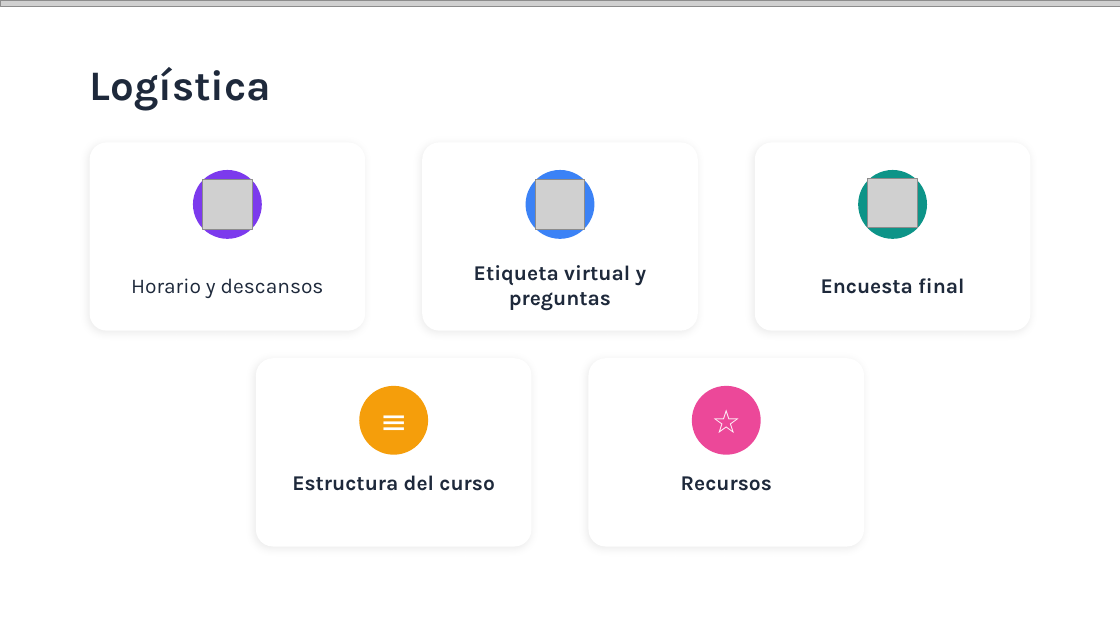
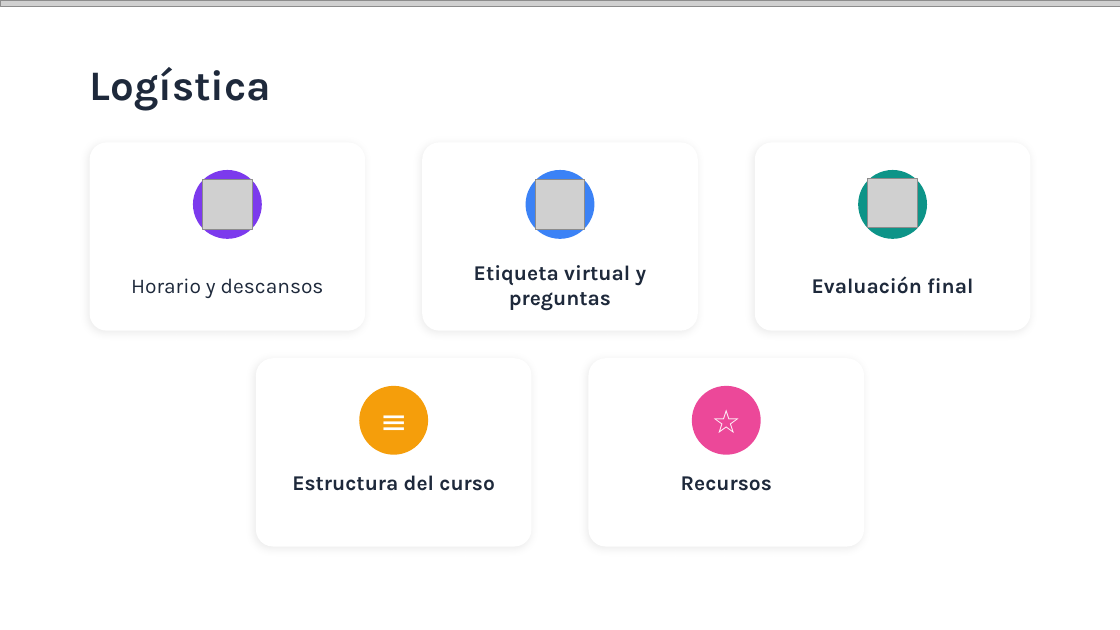
Before and after one commit to quizeth/Labs, a slide deck: slide 3 of IA y Copilot para business professionals/IA Generativa y Microsoft Copilot para profesionales.pptx. Drawn at 1120x630 pixels with LibreOffice and Linux fonts; fonts in the diff are those of the drawing; grey boxes stand for pictures. Boxes give left, top, right and bottom in pixels: in the first picture for what was removed or moved away, otherwise in the second. Text is boxed around its words. In the diff, an @@ line names an element or a change of style, - is before the commit and + after.

```diff
--- a/IA y Copilot para business professionals/IA Generativa y Microsoft Copilot para profesionales.pptx
+++ b/IA y Copilot para business professionals/IA Generativa y Microsoft Copilot para profesionales.pptx
@@ text at [812,276,973,294]: text changed @@
-Encuesta final
+Evaluación final
```
Also in this commit, not shown: 7 other slides changed, 14 slides added.
